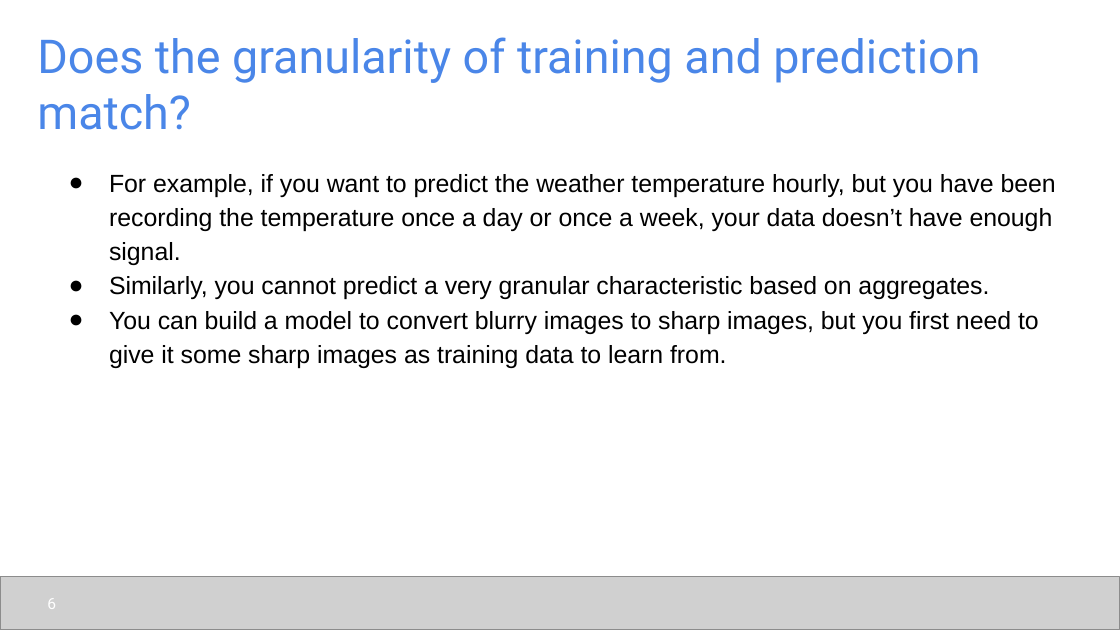
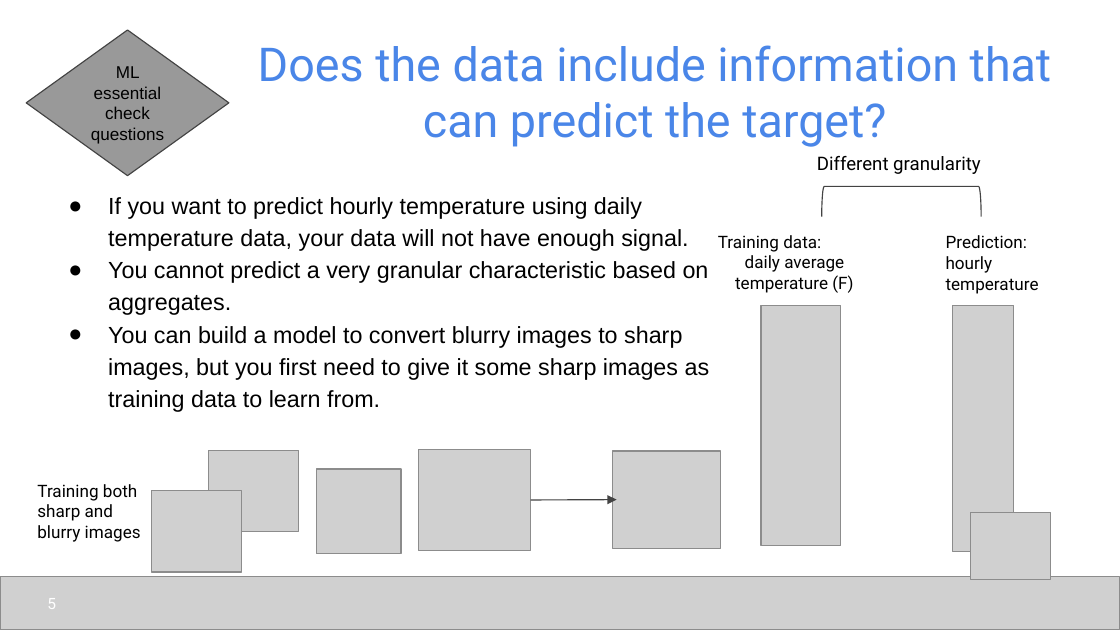
Before and after one commit to udel-cbcb/al_ml_workshop, a slide deck: slide 5 of Day_2/Lectures/Day_2_Lecture_2_Data_Readiness_for_AI_ML_CheckList.pptx (slide 6 before the commit). Drawn at 1120x630 pixels with LibreOffice and Linux fonts; fonts in the diff are those of the drawing; grey boxes stand for pictures. Boxes give left, top, right and bottom in pixels: in the first picture for what was removed or moved away, otherwise in the second. Text is boxed around its words. In the diff, an @@ line names an element or a change of style, - is before the commit and + after.

```diff
--- a/Day_2/Lectures/Day_2_Lecture_2_Data_Readiness_for_AI_ML_CheckList.pptx
+++ b/Day_2/Lectures/Day_2_Lecture_2_Data_Readiness_for_AI_ML_CheckList.pptx
@@ diamond added at [26,30,228,176], fill #999999, outline #434343 0.75 pt, 11 pt, text #000000 @@
+ML essential check questions
@@ title removed at [37,37,980,130] @@
-Does the granularity of training and prediction match?
@@ title added at [258,45,1052,147], 30 pt, text #4A86E8 @@
+Does the data include information that can predict the target?
@@ text "If you want to predict ...": place and size @@
-text "If you want to predict ..." at [109,174,1056,368]
+text "If you want to predict ..." at [108,197,710,412]
@@ text added at [817,156,981,174], 12 pt, text #000000 @@
+Different granularity
@@ text at [108,197,709,315]: text changed; size 16 to 15 pt @@
-● For example, if you want to predict the weather temperature hourly, but you have been recording the temperature once a day or once a week, your data doesn’t have enough signal.
-● Similarly, you cannot predict a very granular characteristic based on aggregates.
+● If you want to predict hourly temperature using daily temperature data, your data will not have enough signal.
+● You cannot predict a very granular characteristic based on aggregates.
@@ right bracket added at [822,186,981,217], outline #434343 0.75 pt @@
@@ text added at [718,235,853,293], 11 pt, text #000000 @@
+Training data:
+daily average temperature (F)
@@ text added at [946,235,1039,294], 11 pt, text #000000 @@
+Prediction:
+hourly temperature
@@ text at [108,326,710,412]: size 16 to 15 pt in "You can build a model to convert ..."; indent changed @@
@@ picture added at [762,305,841,545] @@
@@ picture added at [953,305,1015,551] @@
@@ group added at [37,449,720,572]: 5 pictures, 1 arrow, 1 text @@
+Training both sharp and blurry images
@@ picture added at [971,512,1051,579] @@
```
Also in this commit, not shown: 25 other slides changed, 7 slides removed, 7 other files.
